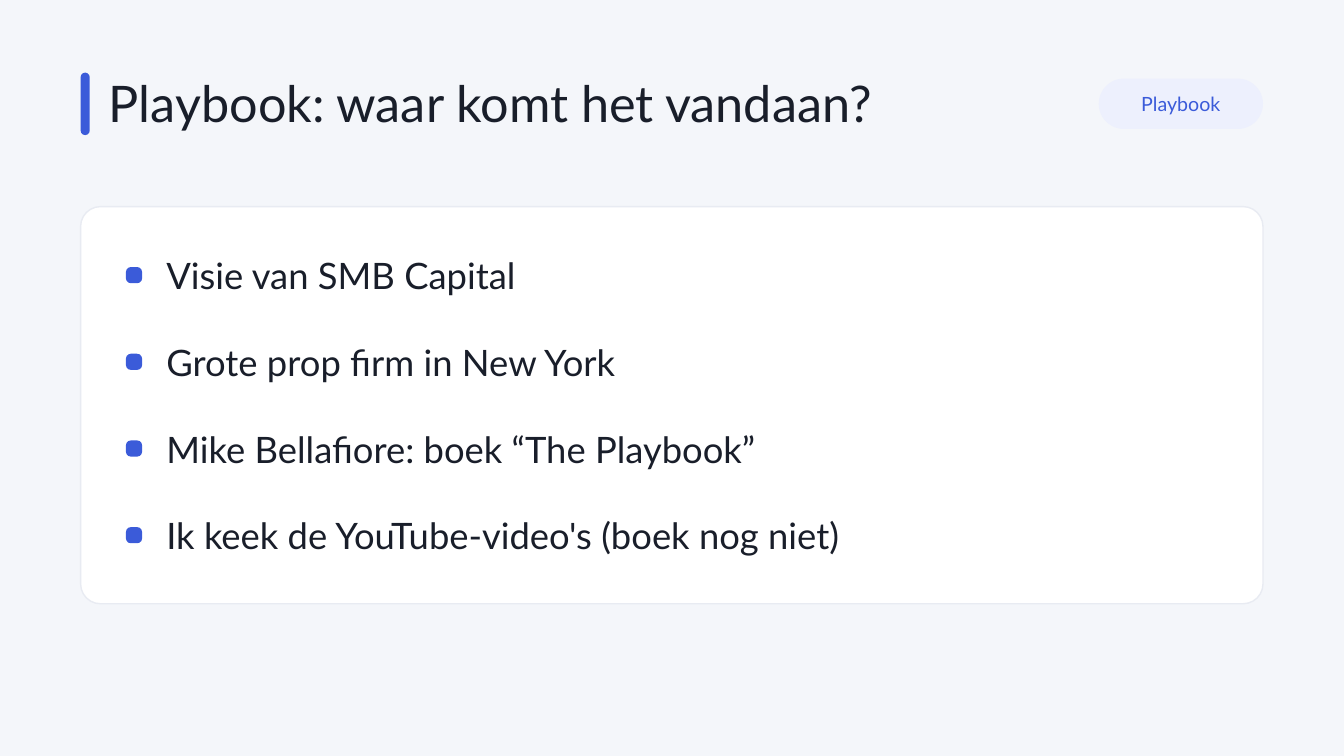
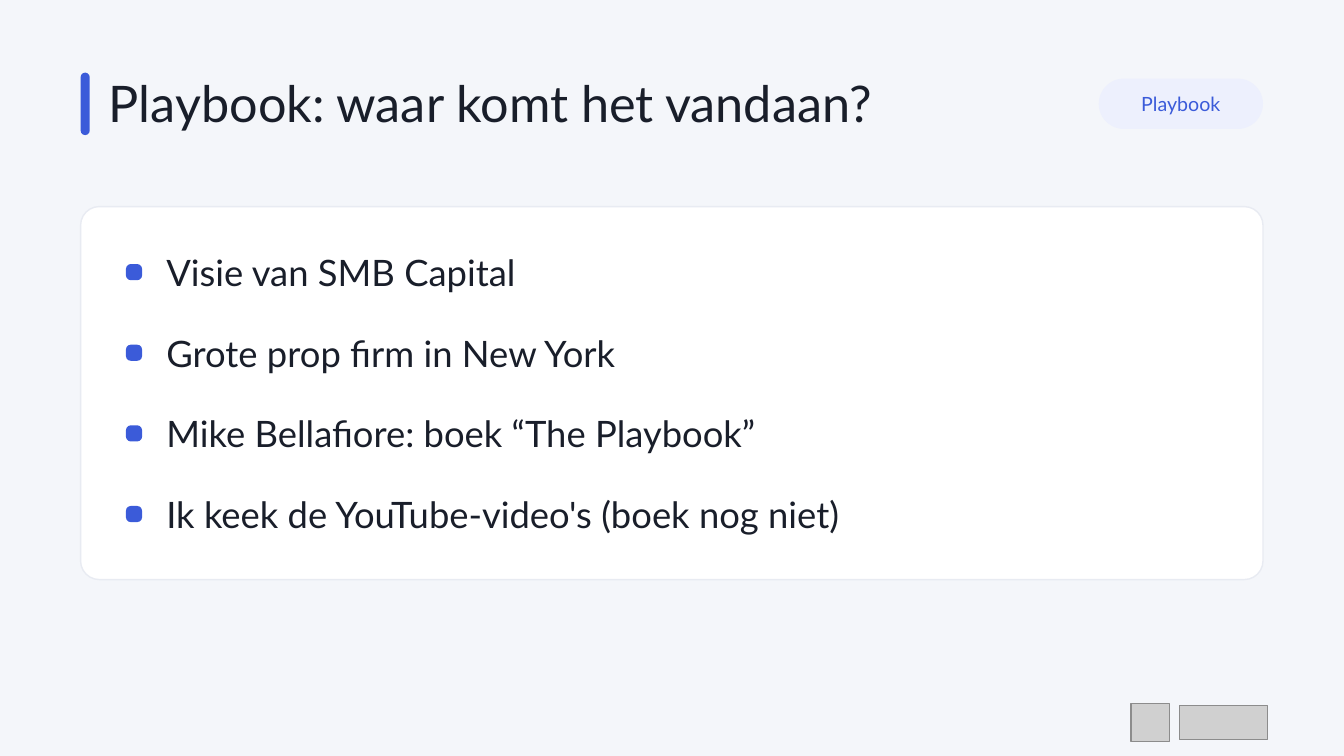
Before and after one commit to ZaratrasJournal/SyncJournal, a slide deck: slide 10 of presentatie/syncjournal-live-event.pptx. Drawn at 1344x756 pixels with LibreOffice and Linux fonts; fonts in the diff are those of the drawing; grey boxes stand for pictures. Boxes give left, top, right and bottom in pixels: in the first picture for what was removed or moved away, otherwise in the second. Text is boxed around its words. In the diff, an @@ line names an element or a change of style, - is before the commit and + after.

```diff
--- a/presentatie/syncjournal-live-event.pptx
+++ b/presentatie/syncjournal-live-event.pptx
@@ rounded rectangle: place and size @@
-rounded rectangle at (81,207,1263,604)
+rounded rectangle at (81,207,1263,580)
@@ text "Grote prop firm in New ...": place and size @@
-text "Grote prop firm in New ..." at (166,349,615,383)
+text "Grote prop firm in New ..." at (166,340,615,374)
@@ rounded rectangle: place and size @@
-rounded rectangle at (126,354,142,370)
+rounded rectangle at (126,345,142,361)
@@ text "Mike Bellafiore: boek “The Playbook”": place and size @@
-text "Mike Bellafiore: boek “The Playbook”" at (166,435,755,470)
+text "Mike Bellafiore: boek “The Playbook”" at (166,419,755,454)
@@ rounded rectangle: place and size @@
-rounded rectangle at (126,441,142,457)
+rounded rectangle at (126,425,142,442)
@@ text "Ik keek de YouTube-video's (boek ...": place and size @@
-text "Ik keek de YouTube-video's (boek ..." at (166,521,839,556)
+text "Ik keek de YouTube-video's (boek ..." at (166,500,839,535)
@@ rounded rectangle: place and size @@
-rounded rectangle at (126,527,142,543)
+rounded rectangle at (126,506,142,522)
@@ picture added at (1131,704,1170,742) @@
@@ picture added at (1180,706,1267,740) @@
```
Also in this commit, not shown: 15 other slides changed, 3 other files.
